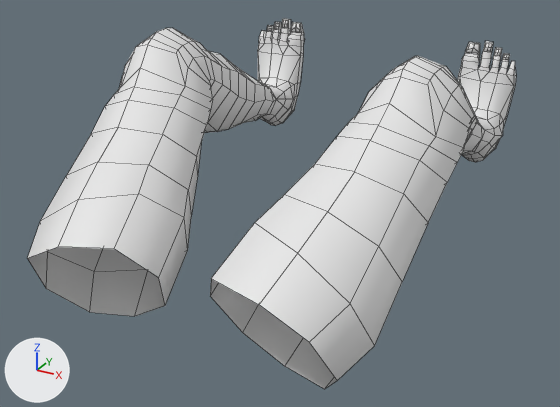
One commit to the FBX model Assets/Models/LEgs_tes.fbx: the scene before it, then after it.
Rendered twice from a 50 mm camera at (0.584, 0.779, 1.462) aimed at (-0.017, 1.874, 0.915). The lights are fixed; the arrows at lower left show +X, +Y and +Z. Mesh edges are drawn as thin lines.

The older version as bpy lines, for what is in view:
```python
me_cube_002 = bpy.data.meshes.new('Cube.002')
me_cube_002.from_pydata(...)  # 788 vertices, 780 faces; spans x -0.323..0.308, y -0.043..0.818, z 0.793..1.204
me_cube_002.materials.append(mat_legs)  # white #e7e7e7
ob_legs_temporary = bpy.data.objects.new('Legs_temporary', me_cube_002)
ob_legs_temporary.location = (0.0, 1.533, 0.0)
```
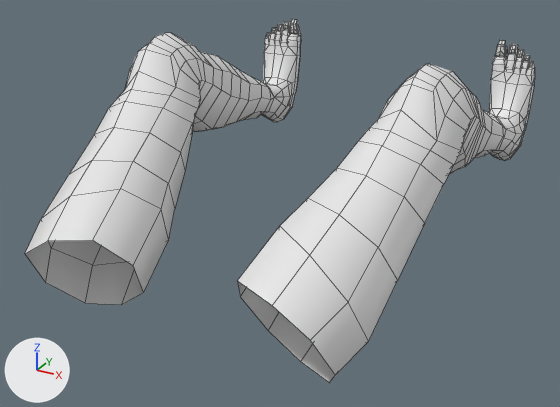
Where the change shows, as pixel boxes (x1, y1, x2, y2) in the pictures (560 x 407 px; the box of a moved part takes in the faces that stretch with it):
'Legs_temporary', reshaped, turned, rescaled
    before: (27, 18, 516, 389)
    after: (25, 19, 535, 383)
part 1 of me_cube_002, moved or reshaped
    before: (27, 18, 304, 316)
    after: (25, 21, 301, 305)
part 2 of me_cube_002, added
    after: (237, 44, 535, 383)
part 3 of me_cube_002, deleted
    before: (210, 21, 516, 389)
part 4 of me_cube_002, added
    after: (266, 19, 298, 37)
part 5 of me_cube_002, added
    after: (495, 40, 533, 67)

The change in detail:
me_cube_002 is used by ob_legs_temporary; location (0.0, 1.533, 0.0).
me_cube_002 had 788 vertices, 780 faces and spanned x -0.323..0.308, y -0.043..0.818, z 0.793..1.204.
me_cube_002 now has 834 vertices, 816 faces and spans x -30.577..30.577, y 80.707..119.54, z -80.791..4.317.
me_cube_002 part 1: the loose piece of 325 vertices spanning x -0.323..-0.046, y -0.043..0.808, z 0.793..1.204 is multiplied about its middle by the matrix ((77.052, 0.0, 0.0), (0.0, 0.0, 94.346), (0.0, -100.0, 0.0)), then moved by (-19.72, 99.741, -39.235).
me_cube_002 part 2: the loose piece of 325 vertices spanning x -0.323..-0.046, y -0.043..0.808, z 0.793..1.204 is copied, and the copy is multiplied about its middle by the matrix ((-77.052, 0.0, 0.0), (0.0, 0.0, 94.346), (0.0, -100.0, 0.0)), then moved by (20.09, 99.741, -39.235); it spans x 9.232..30.577, y 80.707..119.54, z -80.791..4.317.
me_cube_002 part 3: 9 loose pieces with 463 vertices, spanning x -0.297..0.308, y -0.043..0.818, z 0.793..1.204, are deleted.
Part 4, on me_cube_002:
87 vertices are added at x -29.586..-22.085, y 109.966..114.269, z -79.742..-78.217.
5 new vertices lie (0.016, 0.012, 0.271) away from vertices in x -25.766..-24.74, y 111.98..113.456, z -79.742..-79.528.
70 new faces join them.
Part 5, on me_cube_002:
87 vertices are added at x 22.085..29.586, y 109.966..114.269, z -79.721..-78.217.
5 new vertices lie (0.016, -0.012, -0.271) away from vertices in x 24.724..25.75, y 111.992..113.468, z -79.471..-79.257.
70 new faces join them.
Object 'Legs_temporary' (ob_legs_temporary) turns from (0, 0, 0) to (90, 0, 0) degrees about x, y and z.
Object 'Legs_temporary' (ob_legs_temporary) is rescaled from (1.0, 1.0, 1.0) to (0.01, 0.01, 0.01).
